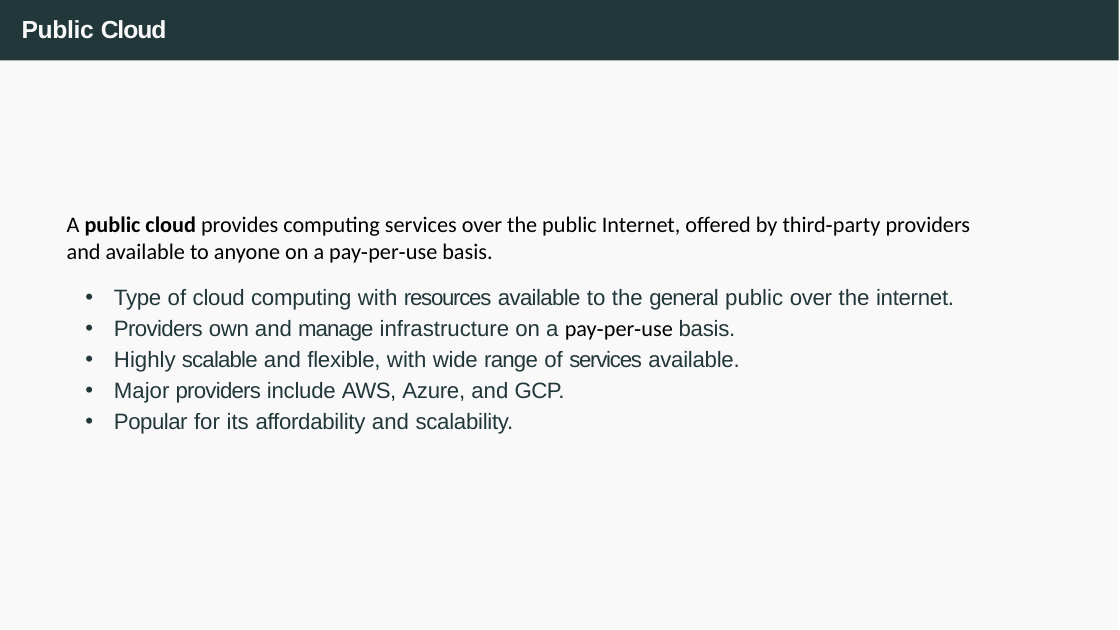
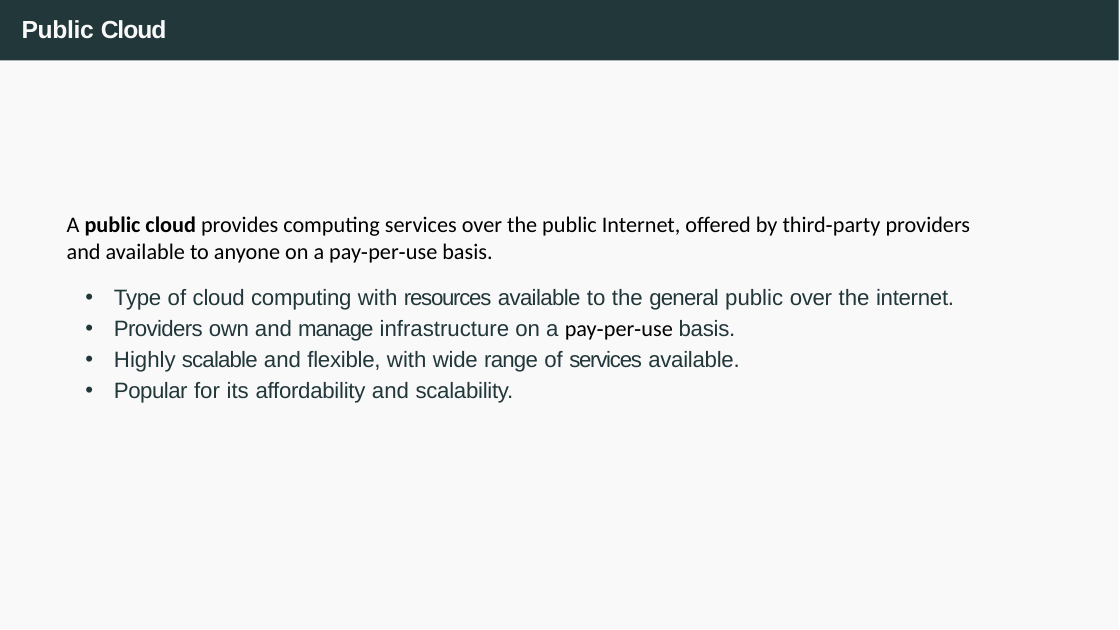
Before and after one commit to joanpaucm/HPDCB, a slide deck: slide 16 of src/slides/Session 1 and 2 - Introduction to Cloud Computing + Github Pages-2026.pptx. Drawn at 1120x630 pixels with LibreOffice and Linux fonts; fonts in the diff are those of the drawing. Boxes give left, top, right and bottom in pixels: in the first picture for what was removed or moved away, otherwise in the second. Text is boxed around its words. In the diff, an @@ line names an element or a change of style, - is before the commit and + after.

```diff
--- a/src/slides/Session 1 and 2 - Introduction to Cloud Computing + Github Pages-2026.pptx
+++ b/src/slides/Session 1 and 2 - Introduction to Cloud Computing + Github Pages-2026.pptx
@@ text at (x1=114, y1=382, x2=565, y2=403): paragraph removed @@
-• Major providers include AWS, Azure, and GCP.
```
Also in this commit, not shown: 9 other files.
